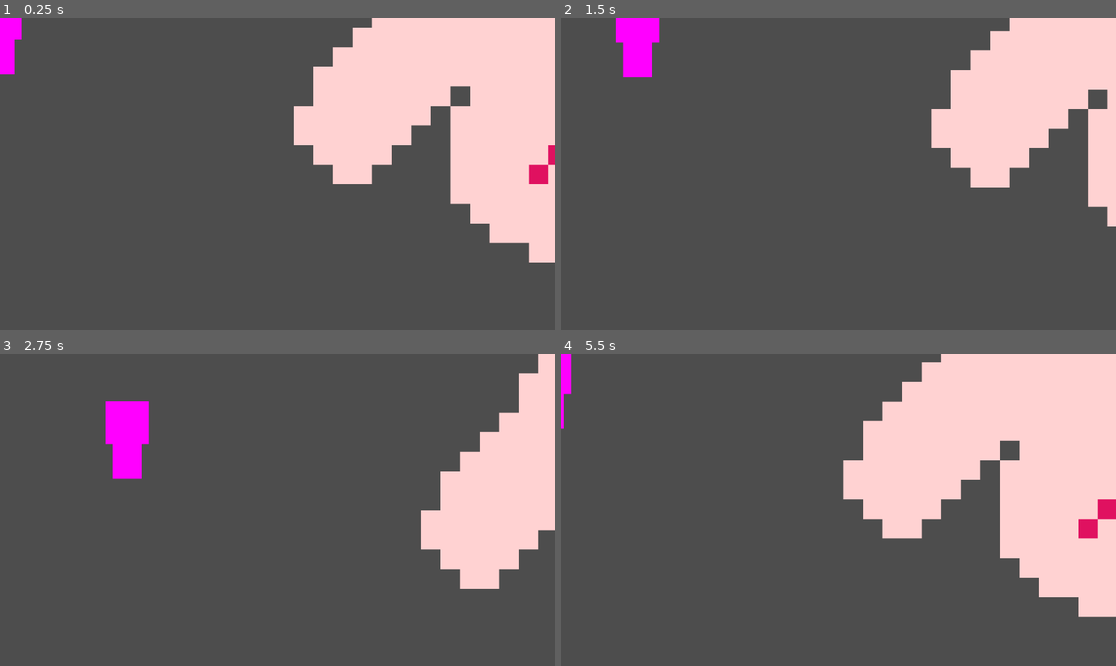
Above: before the commit, frames 1-4 (two rows, left to right).
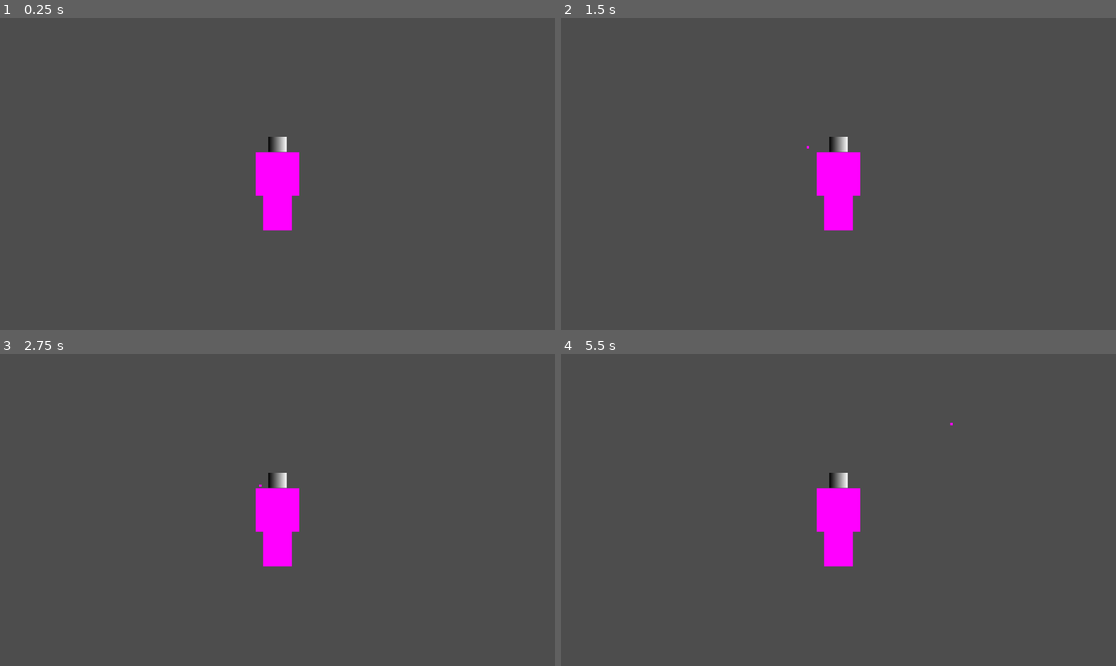
Above: after the commit, the same moments.

Repository: Gabril0/PDSI2
Game: Godot game, scene res://Entity/Player/Player.tscn
Two runs of this game, one before a commit and one after it. Both use one fixed random seed, a clock stepped at 60 frames per second and the inputs below. Before the commit the project starts from res://Player/Player.tscn.
Inputs:
- Up to frame 1 (0.25 s): no input
- Up to frame 2 (1.5 s): tap Enter at 0.5 s; hold D (Right) 0.53-1.28 s; hold Down (AimDown) 0.53-1.28 s; hold S (Down) from 1.28 s (still down); tap Left (AimLeft) at 1.35 s
- Up to frame 3 (2.75 s): release S (Down) at 2.03 s; hold D (Right) from 2.03 s (still down); hold Right (AimRight) from 2.03 s (still down)
- Up to frame 4 (5.5 s): release D (Right) at 2.78 s; release Right (AimRight) at 2.78 s; hold W (Up) 2.78-3.53 s; tap Up (AimUp) at 2.85 s; hold Down (AimDown) 3.53-4.28 s; hold A (Left) 3.53-5.03 s; tap Left (AimLeft) at 4.35 s; hold S (Down) from 5.03 s (still down); hold Right (AimRight) from 5.03 s (still down)

The runs differ from the first frame. In frame 1, 26% of the frame differs, in the area x 0-100%, y 0-79%; in frame 2, 16%; in frame 3, 14%; in frame 4, 29%, in the area x 0-100%, y 0-85%.

Commit message:
Improving movement and project structure

Diff:
--- /dev/null
+++ b/Enemy_Test.tscn
@@ -0,0 +1,12 @@
+[gd_scene load_steps=3 format=3 uid="uid://b2qiisetodswb"]
+
+[ext_resource type="PackedScene" uid="uid://4eg2njkuphmh" path="res://Entity/Enemies/Dummy.tscn" id="1_ghswv"]
+[ext_resource type="PackedScene" uid="uid://cnnl8e0e5chcs" path="res://Entity/Player/Player.tscn" id="2_clfm6"]
+
+[node name="EnemyTest" type="Node2D"]
+
+[node name="Dummy" parent="." instance=ExtResource("1_ghswv")]
+position = Vector2(952, 439)
+
+[node name="Player" parent="." instance=ExtResource("2_clfm6")]
+position = Vector2(573, 403)
--- /dev/null
+++ b/Entity/Enemies/Dummy.gd
@@ -0,0 +1,21 @@
+class_name Dummy
+extends Enemy
+
+func _ready():
+    add_to_group("enemy")
+    add_to_group("attackable")
+
+func _physics_process(_delta):
+    check_collision()
+
+func check_collision():
+    for i in get_slide_collision_count():
+        print("entered")
+        var collision = get_slide_collision(i)
+        var collider = collision.get_collider()
+
+        if collider.is_in_group("player"):
+            print("Colidindo com player!")
+        elif collider.is_in_group("projectile"):
+            take_damage(100)
+            print("damage")
--- /dev/null
+++ b/Entity/Enemies/Dummy.tscn
@@ -0,0 +1,18 @@
+[gd_scene load_steps=4 format=3 uid="uid://4eg2njkuphmh"]
+
+[ext_resource type="Texture2D" uid="uid://cp18hbnrfvte7" path="res://icon.svg" id="1_aqhib"]
+[ext_resource type="Script" uid="uid://dp0autpsl6nn5" path="res://Entity/Enemies/Dummy.gd" id="1_dp2wa"]
+
+[sub_resource type="RectangleShape2D" id="RectangleShape2D_dp2wa"]
+
+[node name="Dummy" type="CharacterBody2D" groups=["enemy"]]
+script = ExtResource("1_dp2wa")
+
+[node name="Collider" type="CollisionShape2D" parent="."]
+scale = Vector2(6.42, 6.42)
+shape = SubResource("RectangleShape2D_dp2wa")
+
+[node name="Visuals" type="Node2D" parent="."]
+
+[node name="Sprite2D" type="Sprite2D" parent="Visuals"]
+texture = ExtResource("1_aqhib")
--- /dev/null
+++ b/Entity/Enemies/Enemy.gd
@@ -0,0 +1,7 @@
+class_name Enemy
+extends Entity
+
+func _init() -> void:
+    super._init()
+    direction = Vector2.ZERO
+    attackDirection = Vector2.ZERO
--- a/Player/Player.gd
+++ b/Entity/Player/Player.gd
@@ -1,24 +1,18 @@
 class_name Player
-extends CharacterBody2D
-
-@export var speed : float = 200.0
-var direction : Vector2
-var attackDirection : Vector2
+extends Entity
 
 func _init() -> void:
+	super._init()
 	direction = Vector2.ZERO
 	attackDirection = Vector2.ZERO
 
 func _process(delta: float) -> void:
-	MovementInputCheck()
-	AttackInputCheck()
+	movement_input_check()
+	attack_input_check()
 
-	var friction : float = velocity.length() /20
-	var acceleration : float = speed /15
-	velocity += direction * acceleration + (friction * -velocity.sign())
-	move_and_slide()
+	move(delta)
 
-func MovementInputCheck() -> void:
+func movement_input_check() -> void:
 	direction = Vector2.ZERO
 
 	if Input.is_action_pressed("Right"):
@@ -32,7 +26,7 @@
 
 	direction = direction.normalized()
 
-func AttackInputCheck() -> void:
+func attack_input_check() -> void:
 	attackDirection = Vector2.ZERO
 
 	if Input.is_action_pressed("AimRight"):
--- /dev/null
+++ b/Entity/Player/Player.tscn
@@ -0,0 +1,47 @@
+[gd_scene load_steps=8 format=3 uid="uid://cnnl8e0e5chcs"]
+
+[ext_resource type="Script" uid="uid://celklpbsbe88" path="res://Entity/Player/Player.gd" id="1_3qydi"]
+[ext_resource type="Script" uid="uid://bypl4gfnk18rb" path="res://Entity/Player/PlayerAttack.gd" id="2_q3lat"]
+[ext_resource type="PackedScene" uid="uid://drw3g2ky0s32e" path="res://Projectiles/Projectile.tscn" id="3_rj2x4"]
+
+[sub_resource type="CapsuleShape2D" id="CapsuleShape2D_l2ndj"]
+
+[sub_resource type="Gradient" id="Gradient_ic0o1"]
+
+[sub_resource type="GradientTexture1D" id="GradientTexture1D_rj2x4"]
+gradient = SubResource("Gradient_ic0o1")
+
+[sub_resource type="PlaceholderTexture2D" id="PlaceholderTexture2D_3qydi"]
+
+[node name="Player" type="CharacterBody2D" groups=["player"]]
+scale = Vector2(5, 5)
+script = ExtResource("1_3qydi")
+speed = 300.0
+friction_force = 0.1
+acceleration_force = 100.0
+
+[node name="Collider" type="CollisionShape2D" parent="."]
+shape = SubResource("CapsuleShape2D_l2ndj")
+
+[node name="Camera2D" type="Camera2D" parent="."]
+
+[node name="Visuals" type="Node2D" parent="."]
+
+[node name="Head" type="Sprite2D" parent="Visuals"]
+texture_filter = 1
+position = Vector2(0, -12.26)
+scale = Vector2(0.03, 6.14)
+texture = SubResource("GradientTexture1D_rj2x4")
+
+[node name="Torso" type="Sprite2D" parent="Visuals"]
+texture_filter = 1
+scale = Vector2(17.94, 17.94)
+texture = SubResource("PlaceholderTexture2D_3qydi")
+script = ExtResource("2_q3lat")
+projectile_scene = ExtResource("3_rj2x4")
+
+[node name="Legs" type="Sprite2D" parent="Visuals"]
+texture_filter = 1
+position = Vector2(0, 16.08)
+scale = Vector2(11.97, 14.59)
+texture = SubResource("PlaceholderTexture2D_3qydi")
--- /dev/null
+++ b/Entity/base_entity.gd
@@ -0,0 +1,38 @@
+class_name Entity
+extends CharacterBody2D
+
+# Base stats
+@export var health : int = 100
+@export var damage : int = 10
+@export var attack_range : float = 50.0
+@export var attack_speed : float = 1.0
+@export var speed : float = 200.0
+
+# Movement properties
+@export var friction_force : float = 0.05
+@export var acceleration_force : float = 0.1
+var direction : Vector2
+var attackDirection : Vector2
+
+func move(delta : float) -> void:
+    var friction : float = velocity.length() * friction_force
+    var acceleration : float = speed * acceleration_force
+
+    if velocity.length() < speed:
+        velocity += delta * direction * acceleration
+    velocity += friction * -velocity.normalized()
+
+    move_and_slide()
+
+func take_damage(amount : int) -> void:
+    health -= amount
+    if health <= 0:
+        die()
+
+func die() -> void:
+    queue_free()
+
+
+func _init() -> void:
+    direction = Vector2.ZERO
+    attackDirection = Vector2.ZERO
--- a/Player/Player.tscn
+++ /dev/null
@@ -1,36 +0,0 @@
-[gd_scene load_steps=6 format=3 uid="uid://cnnl8e0e5chcs"]
-
-[ext_resource type="Script" uid="uid://celklpbsbe88" path="res://Player/Player.gd" id="1_3qydi"]
-[ext_resource type="Script" uid="uid://bypl4gfnk18rb" path="res://Player/PlayerAttack.gd" id="2_q3lat"]
-[ext_resource type="Texture2D" uid="uid://bqbvlpffyjdi8" path="res://Player/placeholder_idle.png" id="2_tok1r"]
-
-[sub_resource type="CapsuleShape2D" id="CapsuleShape2D_l2ndj"]
-
-[sub_resource type="PlaceholderTexture2D" id="PlaceholderTexture2D_3qydi"]
-
-[node name="Player" type="CharacterBody2D"]
-scale = Vector2(5, 5)
-script = ExtResource("1_3qydi")
-
-[node name="Collider" type="CollisionShape2D" parent="."]
-shape = SubResource("CapsuleShape2D_l2ndj")
-
-[node name="Visuals" type="Node2D" parent="."]
-
-[node name="Head" type="Sprite2D" parent="Visuals"]
-texture_filter = 1
-position = Vector2(0, -12.26)
-scale = Vector2(8.13, 8.13)
-texture = ExtResource("2_tok1r")
-
-[node name="Torso" type="Sprite2D" parent="Visuals"]
-texture_filter = 1
-scale = Vector2(17.94, 17.94)
-texture = SubResource("PlaceholderTexture2D_3qydi")
-script = ExtResource("2_q3lat")
-
-[node name="Legs" type="Sprite2D" parent="Visuals"]
-texture_filter = 1
-position = Vector2(0, 16.08)
-scale = Vector2(11.97, 14.59)
-texture = SubResource("PlaceholderTexture2D_3qydi")
--- a/Projectile.gd
+++ b/Projectiles/Projectile.gd
@@ -10,6 +10,8 @@
 var _distance_traveled : float = 0.0
 var _start_position : Vector2
 
+func _ready() -> void:
+	print("add entity momentum to bullet initiation direction")
 
 func _process(delta: float) -> void:
 	if direction == Vector2.ZERO:
--- a/Projectiles/Projectile.tscn
+++ b/Projectiles/Projectile.tscn
@@ -1,12 +1,12 @@
 [gd_scene load_steps=4 format=3 uid="uid://drw3g2ky0s32e"]
 
-[ext_resource type="Script" uid="uid://bxgakwnua77iw" path="res://Projectile.gd" id="1_lgxlk"]
+[ext_resource type="Script" uid="uid://bxgakwnua77iw" path="res://Projectiles/Projectile.gd" id="1_lgxlk"]
 
 [sub_resource type="NoiseTexture2D" id="NoiseTexture2D_lgxlk"]
 
 [sub_resource type="CircleShape2D" id="CircleShape2D_i710n"]
 
-[node name="Area2D" type="Area2D"]
+[node name="Area2D" type="Area2D" groups=["projectile"]]
 scale = Vector2(0.1, 0.1)
 script = ExtResource("1_lgxlk")
 range = 500.0
--- a/project.godot
+++ b/project.godot
@@ -18,6 +18,12 @@
 [dotnet]
 
 project/assembly_name="PDSI2"
+
+[global_group]
+
+projectile=""
+player=""
+enemy=""
 
 [input]
 
Not shown, added: Entity/Enemies/Dummy.gd.uid
Not shown, added: Entity/Enemies/Enemy.gd.uid
Renamed: Player/Player.gd.uid -> Entity/Player/Player.gd.uid
Renamed: Player/PlayerAttack.gd -> Entity/Player/PlayerAttack.gd
Renamed: Player/PlayerAttack.gd.uid -> Entity/Player/PlayerAttack.gd.uid
Renamed: Player/file.ase -> Entity/Player/file.ase
Renamed: Player/placeholder_at_down.png -> Entity/Player/placeholder_at_down.png
Not shown, changed: Entity/Player/placeholder_at_down.png.import
Renamed: Player/placeholder_idle.png -> Entity/Player/placeholder_idle.png
Not shown, changed: Entity/Player/placeholder_idle.png.import
Not shown, added: Entity/base_entity.gd.uid
Renamed: Projectile.gd.uid -> Projectiles/Projectile.gd.uid
